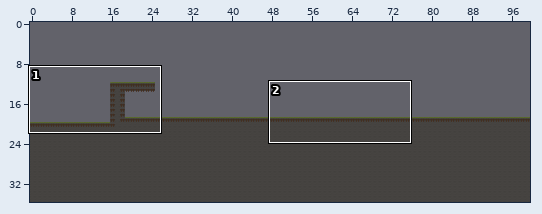
An edit to a level. Tiled map, pierwsza mapa.tmx. Above: a wide view before the commit, with the close-up outlined.
Close-up. Old version:
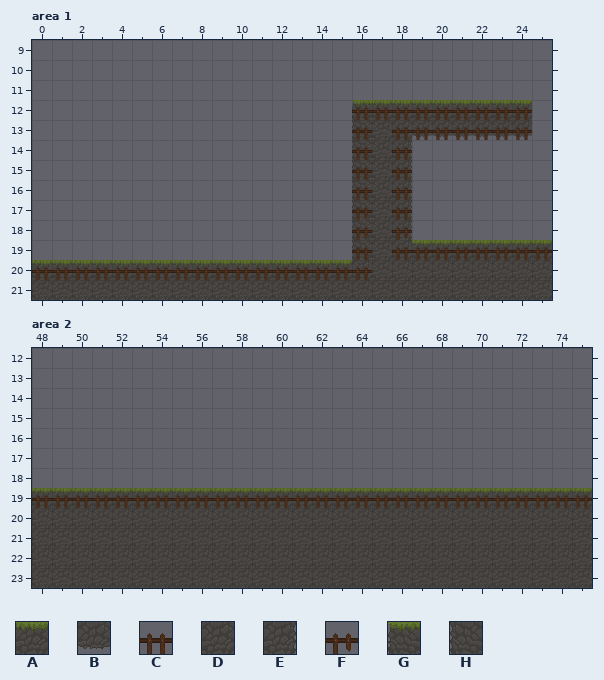
Cells are 32x32 px. Shown: area 1 x 0..25, y 9..21; area 2 x 48..75, y 12..23. The commit also changed other parts of the map, which this record leaves out.
Key: from "Simple_Hunted_Tile": A 0, B 1, C 3, D 6, E 18, F 21, G 24, H 30.
_ is an empty cell.
Layers that did not change in this view are not listed.
Layer "Tiles" before, area 1, first column x 0:
 9 __________________________
10 __________________________
11 __________________________
12 ________________GAAAAAAAA_
13 ________________HDDBBBBBB_
14 ________________HDE_______
15 ________________HDE_______
16 ________________HDE_______
17 ________________HDE_______
18 ________________HDE_______
19 ________________HDDAAAAAAA
20 AAAAAAAAAAAAAAAADDDDDDDDDD
21 DDDDDDDDDDDDDDDDDDDDDDDDDD
Layer "Collisions" before, area 1, first column x 0:
 9 __________________________
10 __________________________
11 __________________________
12 ________________CCCCCCCCC_
13 ________________C_CCCCCCC_
14 ________________C_C_______
15 ________________C_C_______
16 ________________C_C_______
17 ________________F_C_______
18 ________________F_F_______
19 ________________C_CCCCCCCC
20 CCCCCCCCCCCCCCCCC_________
21 __________________________
Layer "Collisions" before, area 2, first column x 48:
12 ____________________________
13 ____________________________
14 ____________________________
15 ____________________________
16 ____________________________
17 ____________________________
18 ____________________________
19 CCCCCCCCCCCCCCCCCCCCCCCCCCCC
20 ____________________________
21 ____________________________
22 ____________________________
23 ____________________________
After:
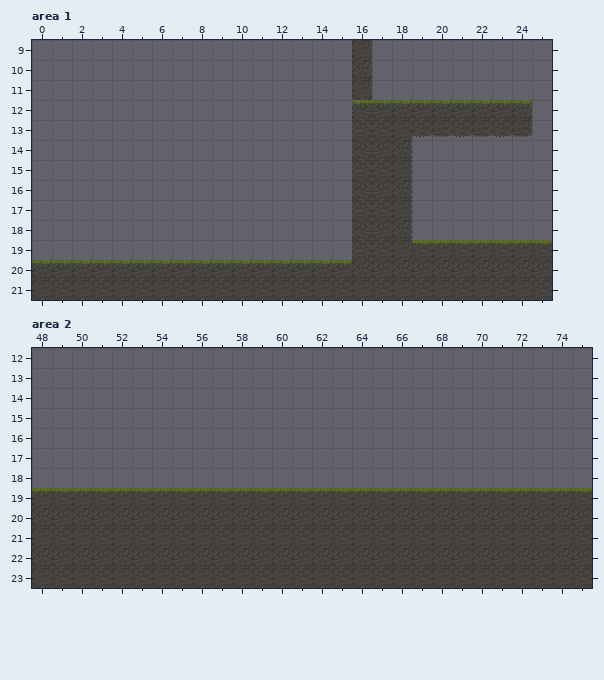
From old to new:
Layer "Tiles", area 1:
The author put tile D in rows 9 to 11 at x 16.
Layer "Collisions" (now hidden), area 1:
The author cleared tile C in row 12 at x 16 to 24; in row 13 at x 16 and 18 to 24; in rows 14 to 16 at x 16 and 18; in row 17 at x 18; in row 19 at x 16 and 18 to 25; in row 20 at x 0 to 16.
The author cleared tile F in row 17 at x 16; in row 18 at x 16 and 18.
Layer "Collisions" (now hidden), area 2:
The author cleared tile C in row 19 at x 48 to 75.
Where, in picture pixels (left, top, right, bottom), the same in both close-ups:
changed: (32, 40, 552, 280)
removed: (32, 495, 592, 508)
